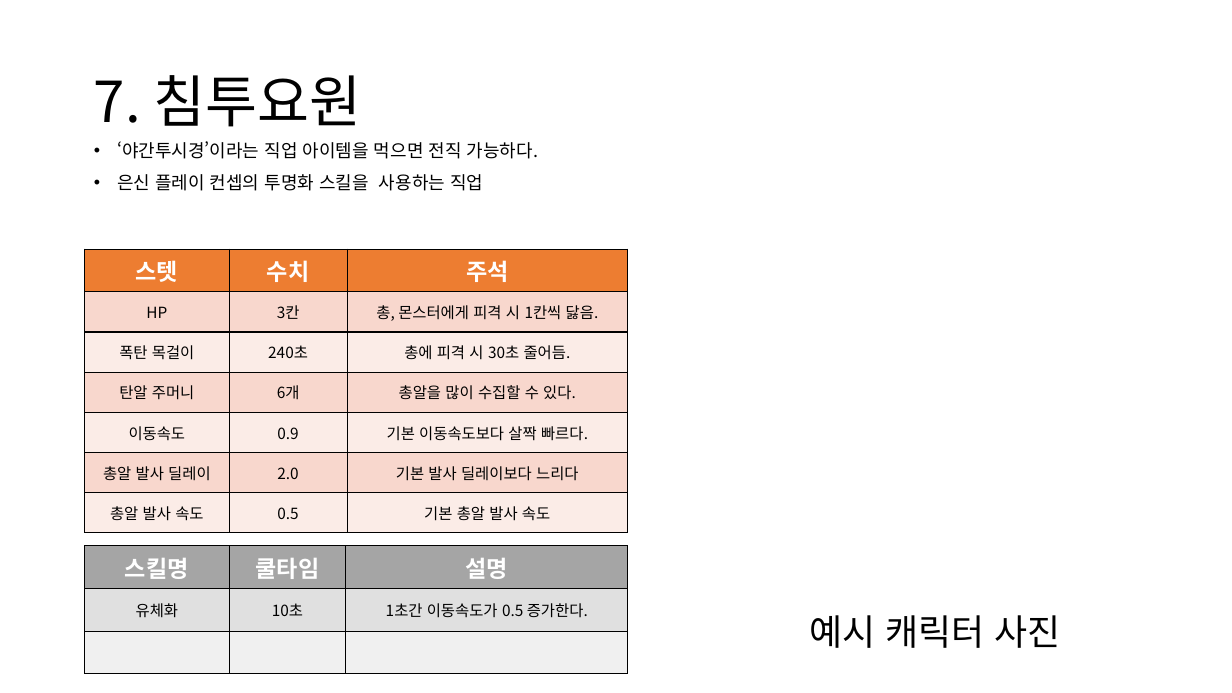
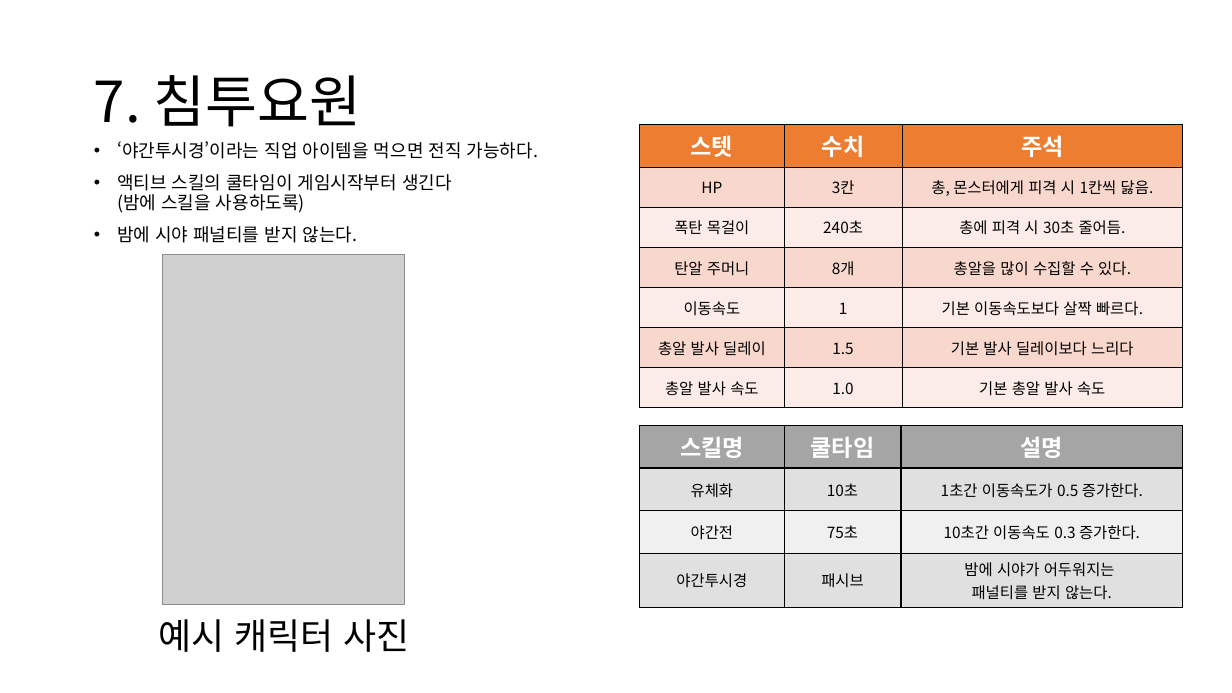
Before and after one commit to TRASHES0/MAFIA_60SECs, a slide deck: slide 8 of 기획/TRASHES 직업 기획서 - 수정 의견 이정우.pptx. Drawn at 1232x693 pixels with LibreOffice and Linux fonts; fonts in the diff are those of the drawing; grey boxes stand for pictures. Boxes give left, top, right and bottom in pixels: in the first picture for what was removed or moved away, otherwise in the second. Text is boxed around its words. In the diff, an @@ line names an element or a change of style, - is before the commit and + after.

Commit message:
기획 회의 후 추가 직업 개선

```diff
--- a/기획/TRASHES 직업 기획서 - 수정 의견 이정우.pptx
+++ b/기획/TRASHES 직업 기획서 - 수정 의견 이정우.pptx
@@ table at [640,125,1183,406] @@
-row 4, column 2: 6개
+row 4, column 2: 8개
-row 5, column 2: 0.9
+row 5, column 2: 1
-row 6, column 2: 2.0
+row 6, column 2: 1.5
-row 7, column 2: 0.5
+row 7, column 2: 1.0
@@ table: place and size @@
-table at [85,250,628,531]
+table at [640,125,1183,406]
@@ text at [117,174,452,243]: text changed @@
-• 은신 플레이 컨셉의 투명화 스킬을 사용하는 직업
+• 액티브 스킬의 쿨타임이 게임시작부터 생긴다
+  (밤에 스킬을 사용하도록)
+• 밤에 시야 패널티를 받지 않는다.
@@ picture added at [163,255,405,604] @@
@@ table at [640,425,1183,604] @@
-row 3:  |  | 
+row 3: 야간전 | 75초 | 10초간 이동속도 0.3 증가한다.
+row 4: 야간투시경 | 패시브 | 밤에 시야가 어두워지는 / 패널티를 받지 않는다.
@@ table: place and size @@
-table at [85,546,628,674]
+table at [640,425,1183,604]
@@ text "예시 캐릭터 사진": place and size @@
-text "예시 캐릭터 사진" at [810,615,1061,648]
+text "예시 캐릭터 사진" at [158,619,409,652]
```
Also in this commit, not shown: 3 other slides changed, 1 slide removed.
